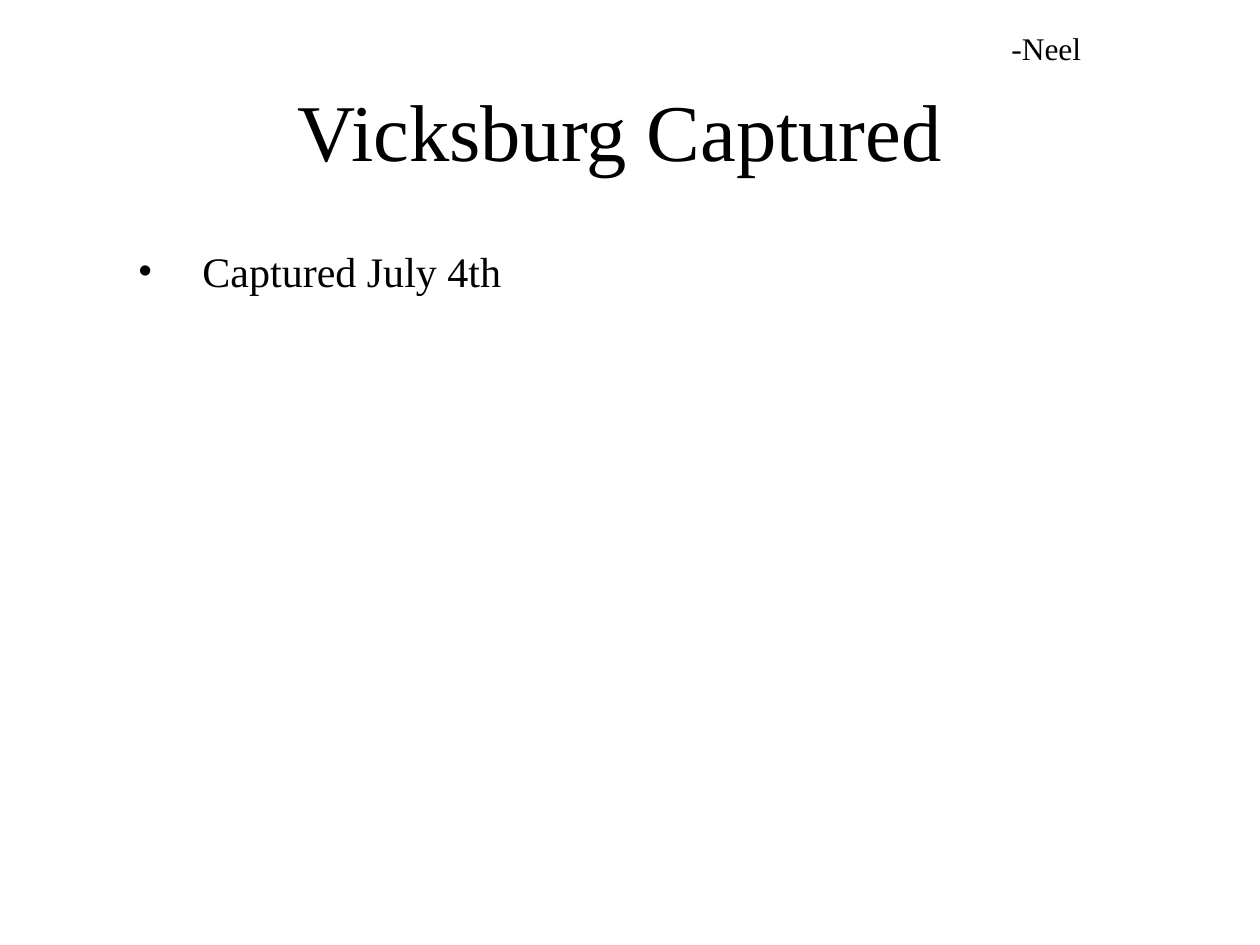
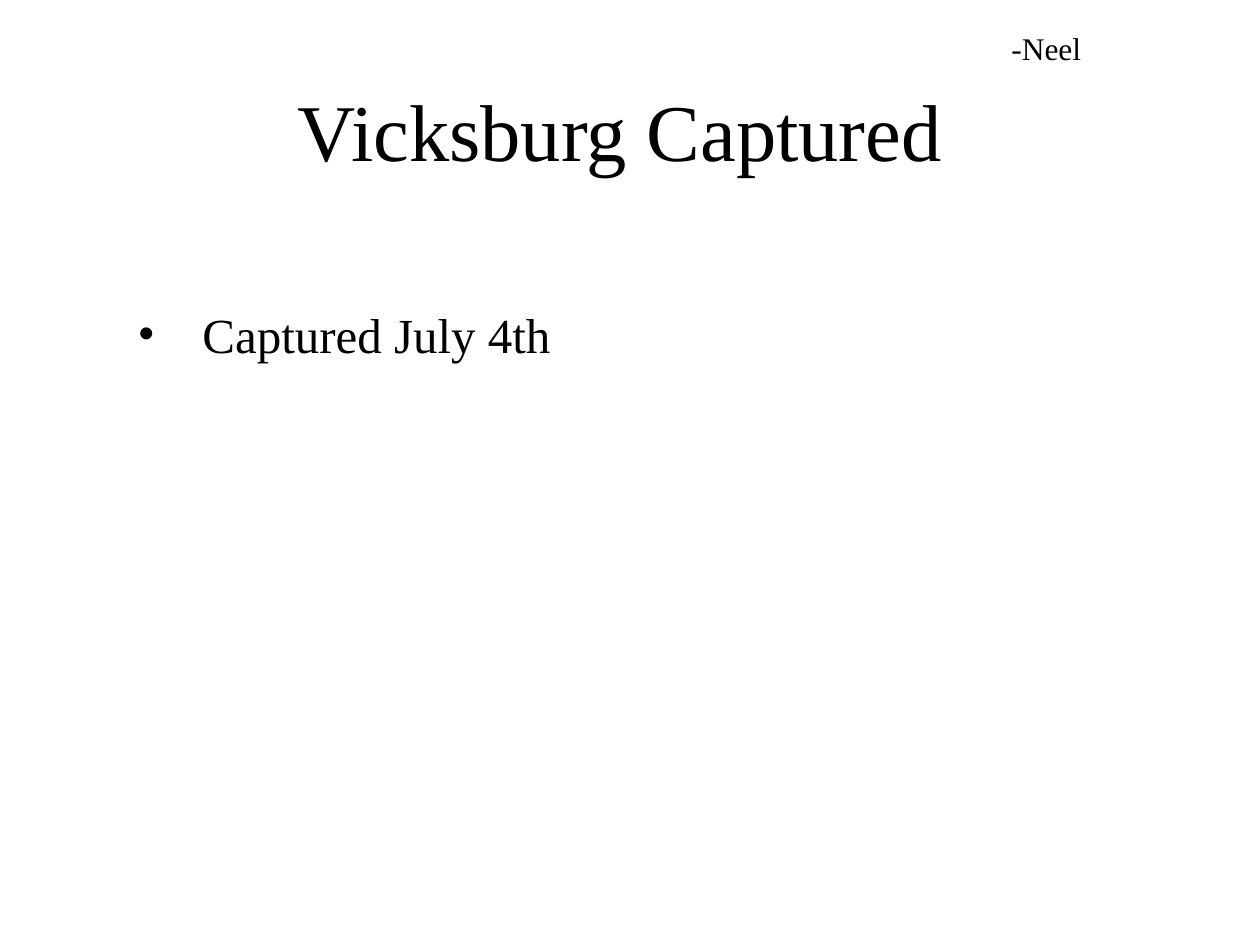
Before and after one commit to ngb3748/SS-Archive-proj, a slide deck: slide 22 of Archive project.pptx. Drawn at 1260x945 pixels with LibreOffice and Linux fonts; fonts in the diff are those of the drawing; background and template pictures are left out. Boxes give left, top, right and bottom in pixels: in the first picture for what was removed or moved away, otherwise in the second. Text is boxed around its words. In the diff, an @@ line names an element or a change of style, - is before the commit and + after.

```diff
--- a/Archive project.pptx
+++ b/Archive project.pptx
@@ text "Captured July 4th" at [202,319,551,363]: size 24 to 28 pt; line spacing 1 to 2 @@
```
Also in this commit, not shown: 2 other slides changed, 1 slide added, 1 slide removed.
